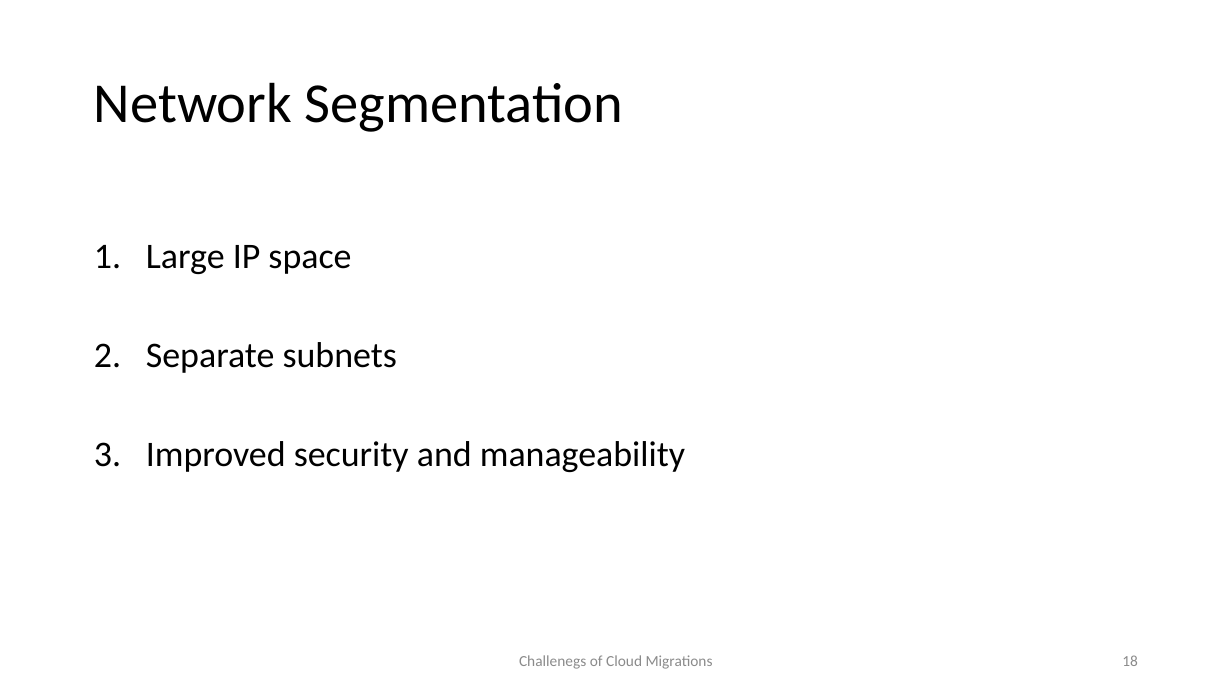
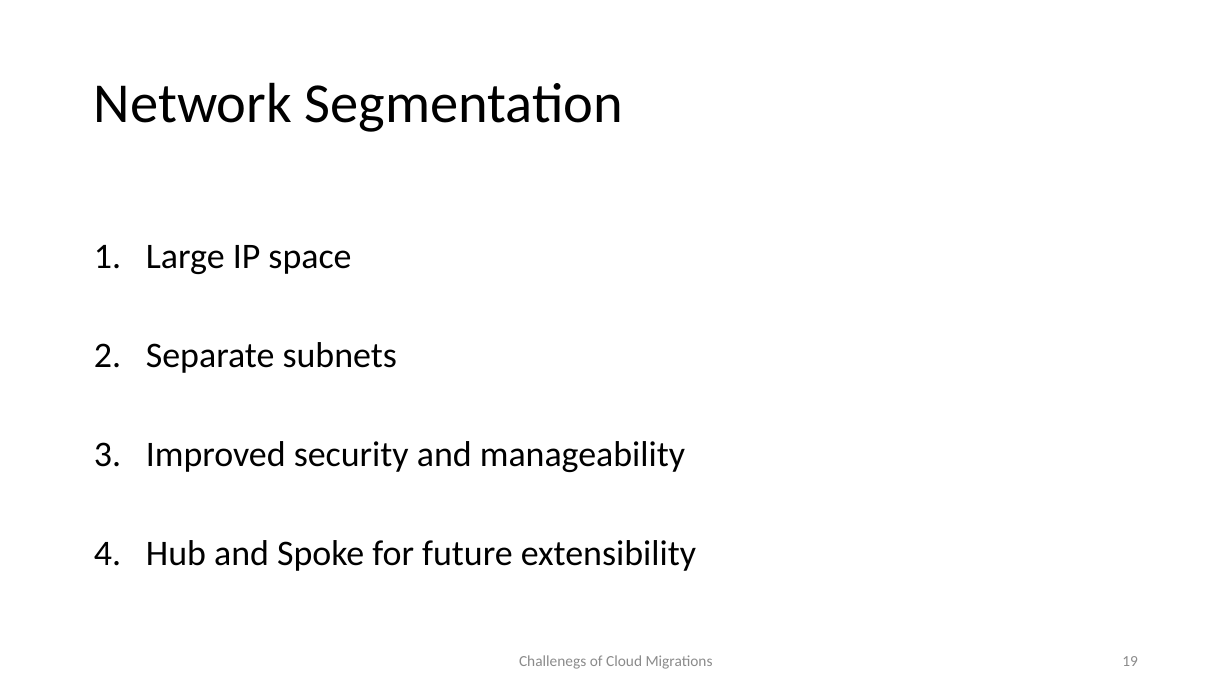
Before and after one commit to wrijugh/techtalks, a slide deck: slide 19 of slides/Challenges-of-Cloud-Migrations-Aug22.pptx (slide 18 before the commit). Drawn at 1232x693 pixels with LibreOffice and Linux fonts; fonts in the diff are those of the drawing. Boxes give left, top, right and bottom in pixels: in the first picture for what was removed or moved away, otherwise in the second. Text is boxed around its words. In the diff, an @@ line names an element or a change of style, - is before the commit and + after.

```diff
--- a/slides/Challenges-of-Cloud-Migrations-Aug22.pptx
+++ b/slides/Challenges-of-Cloud-Migrations-Aug22.pptx
@@ text at (146, 540, 696, 571): paragraph added @@
+4. Hub and Spoke for future extensibility
@@ page number at (1122, 656, 1138, 666): text changed @@
-18
+19
```
Also in this commit, not shown: 8 other slides changed, 2 slides added.
